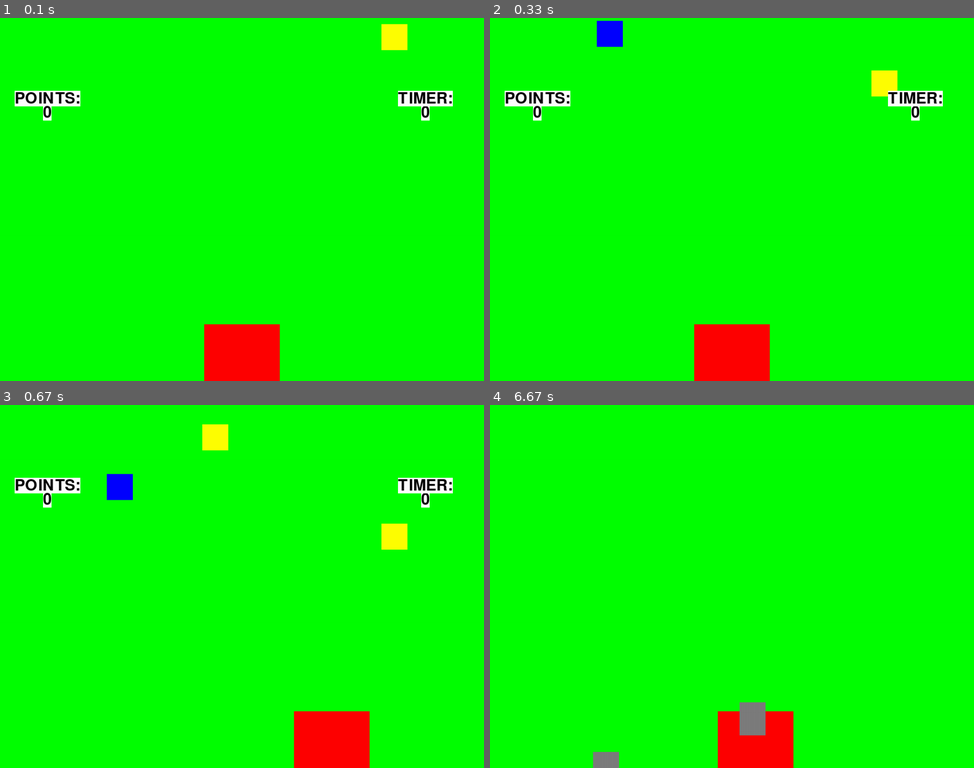
Above: before the commit, frames 1-4 (two rows, left to right).
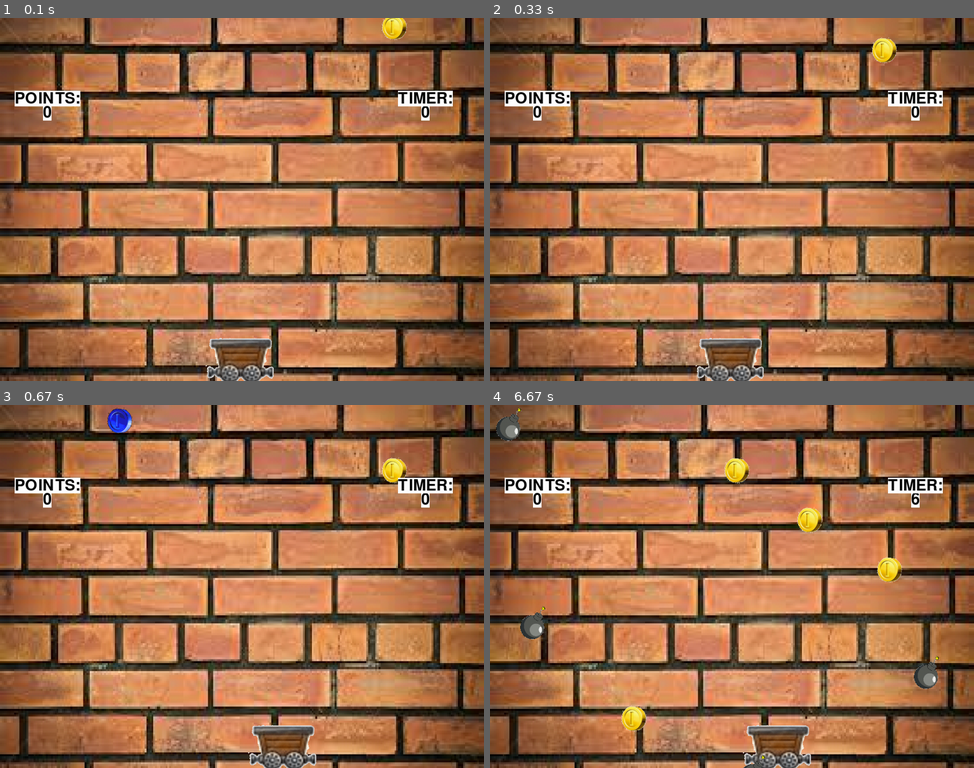
Above: after the commit, the same moments.

Repository: vineetjc/pygame-Coin-Fall-
Game: pygame game, started from main.py
The game is run twice, just before and just after one commit, with the same random seed, the same clock (stepped at 60 frames per second) and the same inputs.
Inputs:
- Up to frame 1 (0.1 s): no input
- Up to frame 2 (0.33 s): no input
- Up to frame 3 (0.67 s): hold Right from 0.33 s (still down)
- Up to frame 4 (6.67 s): release Right at 0.8 s; hold Right 0.83-1.3 s; hold Left 1.33-1.87 s; hold Left 1.9-2.3 s; hold Right 2.33-2.97 s; hold Left 3-3.47 s; hold Right 3.5-3.97 s; hold Right 4-4.47 s; hold Left 4.5-5.03 s; hold Left 5.07-5.47 s; hold Right 5.5-6.13 s; hold Left 6.17-6.63 s

The runs differ from the first frame. In frame 1, 99% of the frame differs, in the area x 0-100%, y 0-100%; in frame 2, 99%; in frame 3, 99%; in frame 4, 100%.

Commit message:
Update main.py
Removed Image fill for check. Added fps on gameclock.tick as 30.

Diff:
--- a/main.py
+++ b/main.py
@@ -33,11 +33,6 @@
 R = random.randint(1, 4)
 BG = pygame.image.load('Images/coinfallbg'+str(R)+'.jpg').convert()
 
-cart_img.fill((255, 0, 0))
-coin_img.fill((255, 255, 0))
-bluecoin.fill((0, 0, 255))
-bomb.fill((125, 125, 125))
-BG.fill((0, 255, 0))
 
 class Cart(object):
     def __init__(self):
@@ -188,7 +183,7 @@
             i += 1
 
         #Update time
-        seconds = gameclock.tick()/1000.0
+        seconds = gameclock.tick(30)/1000.0
         timer += seconds
         int_timer = math.trunc(timer) #returns real value of timer to int value
         if int_timer < 30:
